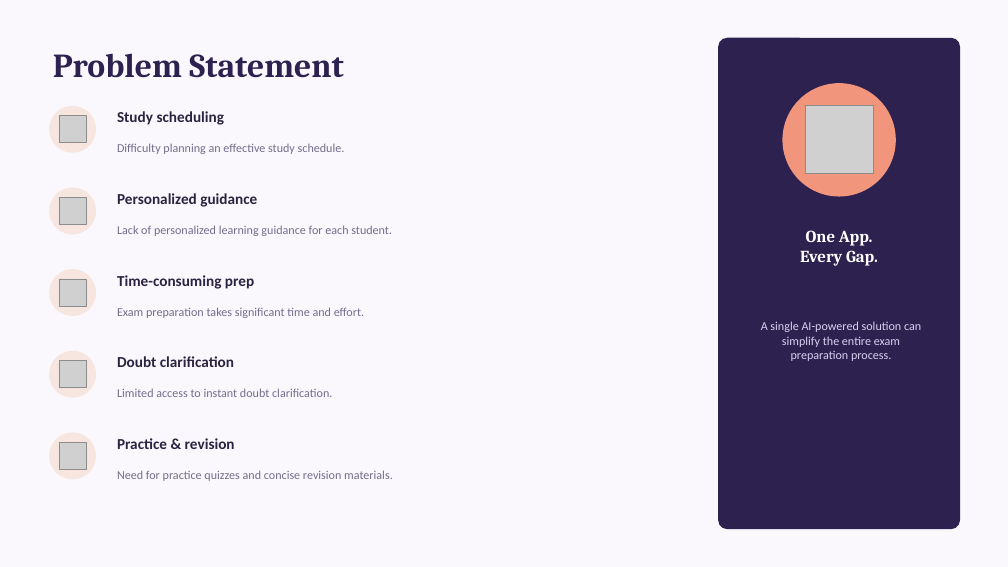
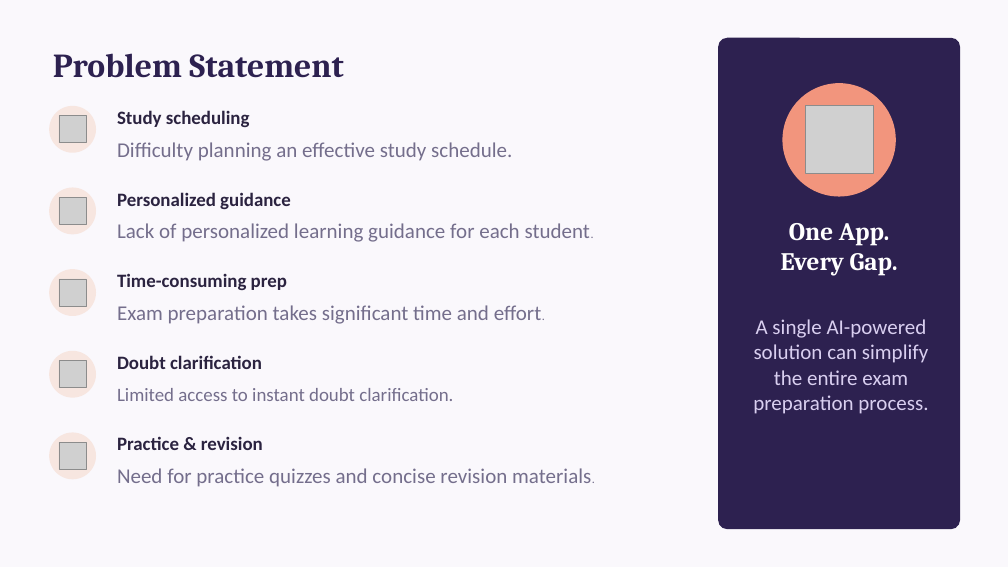
Before and after one commit to Preetha2426/StudyGenie-AI, a slide deck: slide 3 of StudyGenieAI.pptx. Drawn at 1008x567 pixels with LibreOffice and Linux fonts; fonts in the diff are those of the drawing; grey boxes stand for pictures. Boxes give left, top, right and bottom in pixels: in the first picture for what was removed or moved away, otherwise in the second. Text is boxed around its words. In the diff, an @@ line names an element or a change of style, - is before the commit and + after.

```diff
--- a/StudyGenieAI.pptx
+++ b/StudyGenieAI.pptx
@@ text "One App." at (781,223,898,276): size 16 to 24 pt @@
@@ size 11.5 to 20 pt in 5 elements at (117,142,512,161), (117,223,590,242), (117,305,542,324), (117,468,591,487), (753,319,929,414) @@
@@ text "A single AI-powered solution can ...": place and size @@
-text "A single AI-powered solution can ..." at (761,321,921,361)
+text "A single AI-powered solution can ..." at (753,319,929,414)
@@ text "Limited access to instant doubt ..." at (117,388,453,401): size 11.5 to 18 pt @@
@@ size 14.5 to 18 pt in 5 elements at (117,110,250,127), (117,192,291,209), (117,273,287,290), (117,355,262,369), (117,436,263,450) @@
```
Also in this commit, not shown: 7 other slides changed, 1 other file.
